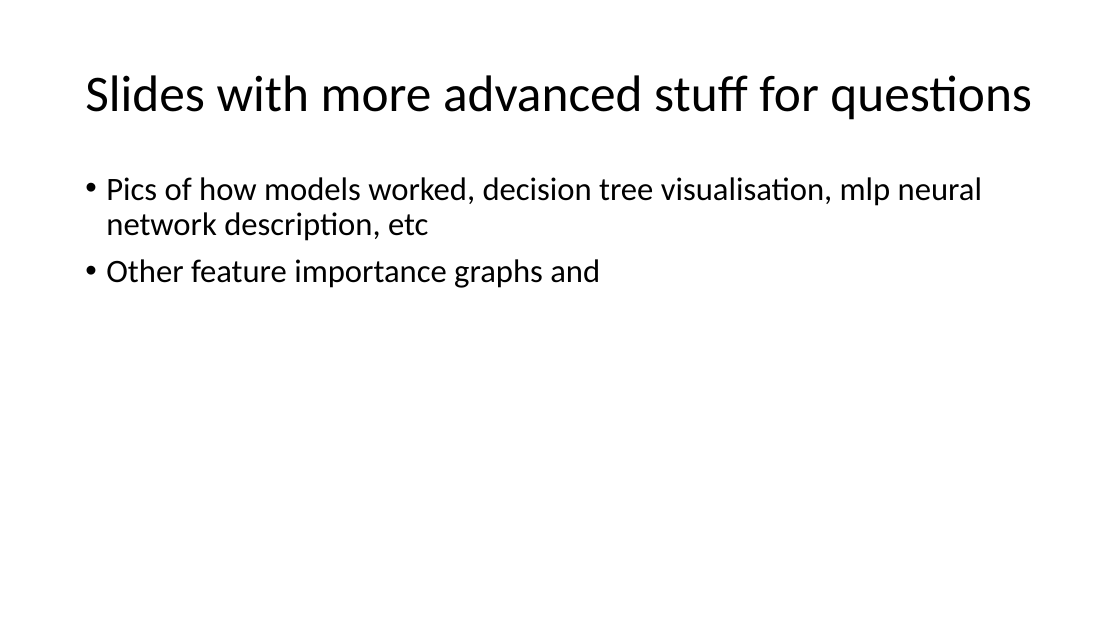
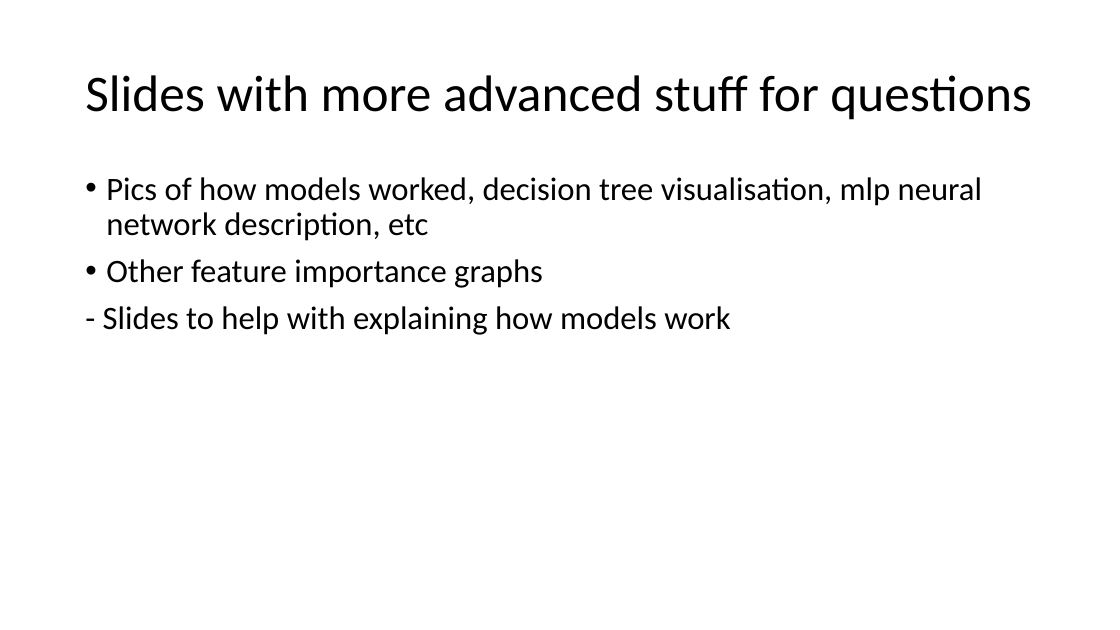
Before and after one commit to DaniiClarkee/Team4_CFG, a slide deck: slide 12 of Team4_presentation.pptx (slide 7 before the commit). Drawn at 1120x630 pixels with LibreOffice and Linux fonts; fonts in the diff are those of the drawing. Boxes give left, top, right and bottom in pixels: in the first picture for what was removed or moved away, otherwise in the second. Text is boxed around its words. In the diff, an @@ line names an element or a change of style, - is before the commit and + after.

```diff
--- a/Team4_presentation.pptx
+++ b/Team4_presentation.pptx
@@ text at (103, 259, 730, 335): text changed @@
-• Other feature importance graphs and
+• Other feature importance graphs
+- Slides to help with explaining how models work
```
Also in this commit, not shown: 2 other slides changed, 5 slides added, 10 other files.
